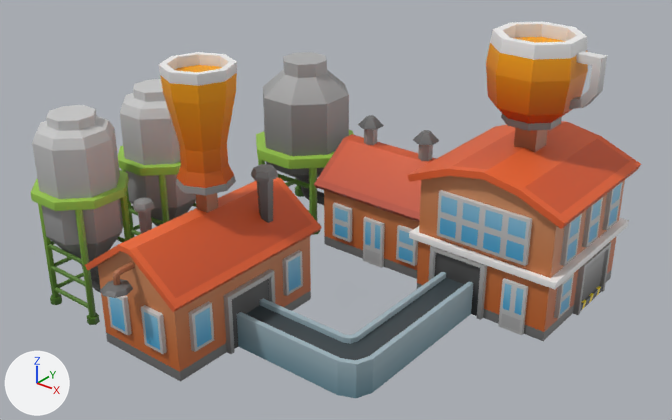
A saved change to the FBX model Table City/Assets/8. Package/Palmov Island/Factories Low Poly Houses/Models/Brewery/brewery house.fbx.
Camera for both pictures: a camera (50 mm lens) standing at (20.7, -25.3, 19.8) and looking at (0.6, -0.2, 4.2). The axes (+X, +Y, +Z) are drawn at lower left. The lights are the same throughout. Where no turn or scale is listed for an object, it has been applied to the vertices.

Objects in the first picture: 'brewery_house'.
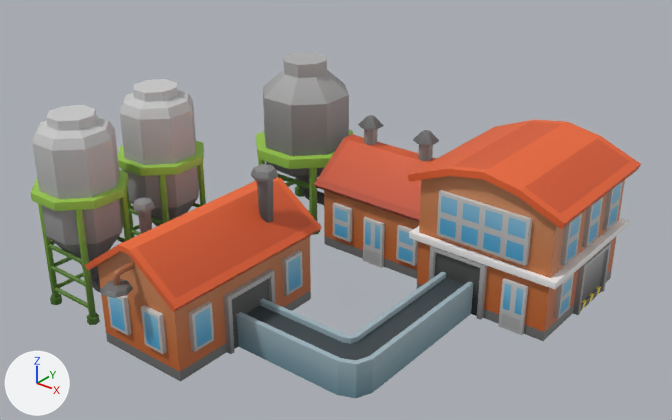
Changed parts and their boxes [x1, y1, x2, y2] in the pictures (672 x 420 px):
'brewery_house', reshaped (8% shorter)
    before: [31, 22, 641, 398]
    after: [31, 52, 641, 398]
part 1 of me_mesh, deleted (brown)
    before: [159, 52, 237, 195]
part 2 of me_mesh, deleted (orange)
    before: [486, 22, 588, 131]
part 3 of me_mesh, deleted
    before: [569, 51, 607, 109]
part 4 of me_mesh, deleted (brown)
    before: [514, 128, 548, 152]
part 5 of me_mesh, deleted
    before: [196, 193, 218, 213]

Diff of the bpy script that builds the scene:
```diff
--- a/Table City/Assets/8. Package/Palmov Island/Factories Low Poly Houses/Models/Brewery/brewery house.fbx.py
+++ b/Table City/Assets/8. Package/Palmov Island/Factories Low Poly Houses/Models/Brewery/brewery house.fbx.py
@@ me_mesh @@
 # used by ob_brewery_house; location = (0.0, 0.0, 0.0)
 # verts and faces of me_mesh; kept vertices keep their numbers, new ones are numbered from 2282
 # before: 2052 (5.9, 5.3, 5.7), 2053 (5.9, 5.3, 7.4), 2054 (5.9, 6.3, 5.7), 2055 (5.9, 6.3, 7.4), 2056 (5.0, 5.3, 5.7)
 # before: 2057 (5.0, 5.3, 7.4), 2058 (5.0, 6.3, 5.7), 2059 (5.0, 6.3, 7.4)
 # before: 2060 (-2.1, -4.3, 4.1), 2061 (-2.1, -4.3, 5.8), 2062 (-2.1, -3.7, 4.1), 2063 (-2.1, -3.7, 5.8), 2064 (-2.7, -4.3, 4.1)
 # before: 2065 (-2.7, -4.3, 5.8), 2066 (-2.7, -3.7, 4.1), 2067 (-2.7, -3.7, 5.8)
-me_mesh.from_pydata(...)  # 2282 vertices, 1863 faces; spans x -8.8..8.8, y -9.0..9.0, z 0.0..10.7
+me_mesh.from_pydata(...)  # 2110 vertices, 1683 faces; spans x -8.8..8.8, y -9.0..9.0, z 0.0..8.1
+# me_mesh part 1: the loose piece of 74 vertices spanning x -3.8..-1.1, y -5.4..-2.7, z 5.8..10.3 is deleted
+# me_mesh part 2: the loose piece of 66 vertices spanning x 3.7..7.2, y 4.1..7.5, z 7.2..10.7 is deleted
+# me_mesh part 3: the loose piece of 24 vertices spanning x 6.7..8.0, y 5.6..6.0, z 8.1..10.2 is deleted
+# me_mesh part 4
+delete_vertices([2053, 2055, 2057, 2059])  # with the faces that use them
+# me_mesh part 5
+delete_vertices([2061, 2063, 2065, 2067])  # with the faces that use them
 me_mesh.materials.append(mat_texture_main)
```
